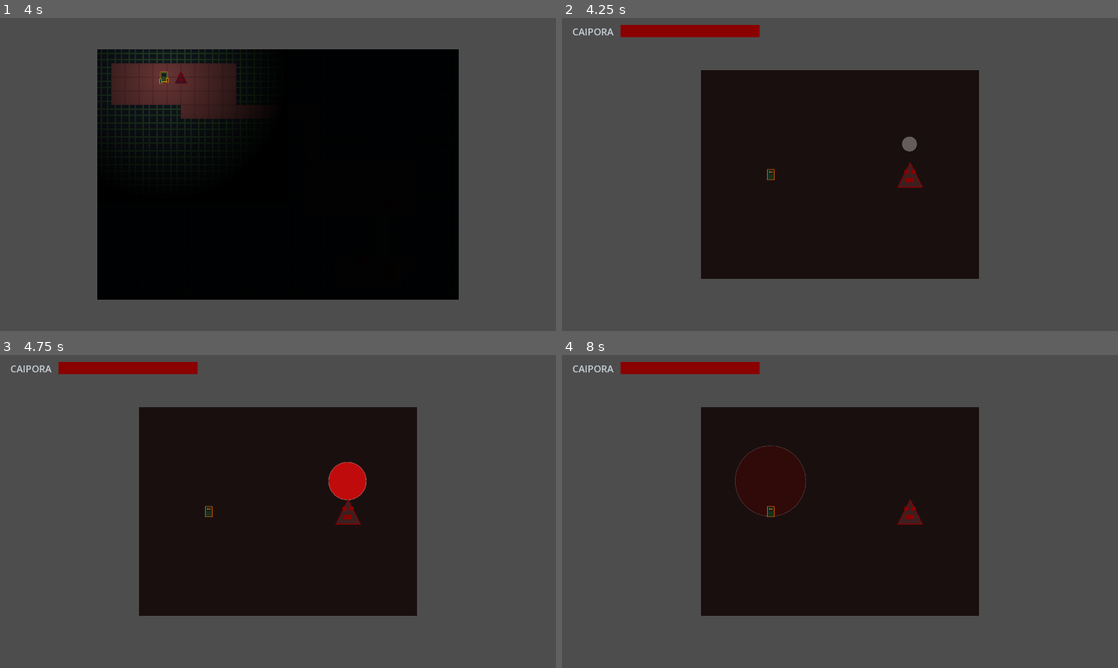
Above: before the commit, frames 1-4 (two rows, left to right).
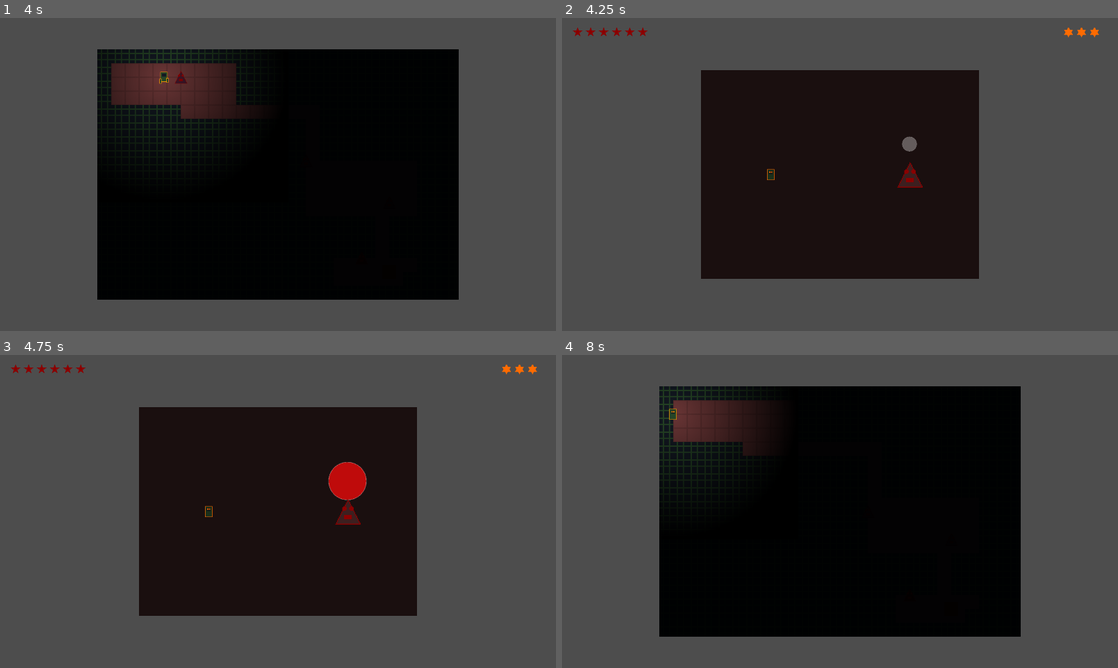
Above: after the commit, the same moments.

Repository: baltazarparra/darkgrid
Game: Godot game, scene res://scenes/ui/main_menu.tscn
The game is run twice, just before and just after one commit, with the same random seed, the same clock (stepped at 60 frames per second) and the same inputs.
Inputs (mouse positions are in pixels of both pictures, inside the frame that each line leads up to):
- Up to frame 1 (4 s): click "Iniciar" at 0.5 s; click "Aprimorar" at 1.25 s; click "Aprimorar" at 2 s; click "Entrar na Floresta" at 2.75 s; tap Enter (ui_accept) at 3.5, 3.77 s; move the mouse to (400, 158) at 3.52 s; hold Right (ui_right) from 3.53 s (still down); hold Shift from 3.53 s (still down); click (400, 158) at 3.67 s
- Up to frame 2 (4.25 s): keep holding Right (ui_right); keep holding Shift
- Up to frame 3 (4.75 s): release Right (ui_right) at 4.25 s; release Shift at 4.25 s; drag from (166, 527) to (250, 574) at 4.27 s
- Up to frame 4 (8 s): move the mouse to (895, 442) at 5.02 s; hold Right (ui_right) 5.03-5.75 s; tap Ctrl at 5.1 s; drag from (812, 574) to (673, 464) at 5.77 s; tap Enter (ui_accept) at 6.5, 6.77 s; move the mouse to (1006, 558) at 6.52 s; hold Left (ui_left) 6.53-7.25 s; tap Alt at 6.6 s; drag from (673, 464) to (756, 433) at 7.27 s

Frame 1 is identical in both runs. In frame 2, 1.2% of the frame differs, in the area x 1-97%, y 2-7%; in frame 3, 1.2%; in frame 4, 44%, in the area x 1-83%, y 2-90%.

Commit message:
feat(hud): vida em pentagramas e estrelas de davi com saúde discreta
- Saúde discreta: Caipora=5 pentagramas, inimigo=3 estrelas, boss=6 estrelas
- DAMAGE_BASE=1, crit=2, counter=2 — cada hit remove exatamente 1 ícone
- HealthIcons (Control + _draw): desenha pentagramas e estrelas de davi
  proceduralmente; ativo=cor sólida, vazio=translúcido
- HUD reconstruído: pentagramas no topo-esquerda, estrelas no topo-direita,
  conectados a SignalBus.caipora/enemy_health_changed
- ArenaManager emite enemy_health_changed no spawn e a cada dano
- MetaProgression: +1 pentagrama por upgrade (era +10 HP)
- Testes atualizados para novos valores

Co-Authored-By: Claude Sonnet 4.6 <noreply@anthropic.com>

Diff:
--- a/scenes/arena/boss.tscn
+++ b/scenes/arena/boss.tscn
@@ -11,7 +11,7 @@
 
 [node name="Boss" type="CharacterBody2D"]
 script = ExtResource("1_script")
-base_attack_damage = 18
+base_attack_damage = 1
 sprite_scale = 3.0
 attack_pattern = ExtResource("5_pattern")
 
@@ -26,7 +26,7 @@
 
 [node name="HealthComponent" type="Node" parent="."]
 script = ExtResource("3_health")
-max_health = 200
+max_health = 6
 
 [node name="EnemyStateMachine" type="Node" parent="."]
 script = ExtResource("4_sm")
--- a/scenes/arena/criatura.tscn
+++ b/scenes/arena/criatura.tscn
@@ -11,7 +11,7 @@
 
 [node name="Criatura" type="CharacterBody2D"]
 script = ExtResource("1_script")
-base_attack_damage = 12
+base_attack_damage = 1
 attack_pattern = ExtResource("5_pattern")
 
 [node name="AnimatedSprite2D" type="AnimatedSprite2D" parent="."]
@@ -24,7 +24,7 @@
 
 [node name="HealthComponent" type="Node" parent="."]
 script = ExtResource("3_health")
-max_health = 80
+max_health = 3
 
 [node name="EnemyStateMachine" type="Node" parent="."]
 script = ExtResource("4_sm")
--- a/scripts/arena/arena_manager.gd
+++ b/scripts/arena/arena_manager.gd
@@ -57,8 +57,10 @@
 	_enemy.position = Vector2(480, 240)
 	add_child(_enemy)
 	_enemy.health.died.connect(_on_actor_died.bind(_enemy))
+	_enemy.health.health_changed.connect(_on_enemy_health_changed)
 	_enemy.state_machine.attack_started.connect(_on_enemy_attack_started)
 	_enemy.state_machine.pattern_finished.connect(_on_enemy_pattern_finished)
+	SignalBus.enemy_health_changed.emit(_enemy.health.current_health, _enemy.health.max_health)
 
 func _both_alive() -> bool:
 	return _caipora.health.is_alive() and _enemy.health.is_alive()
@@ -194,6 +196,9 @@
 	if _both_alive():
 		_start_caipora_turn()
 
+func _on_enemy_health_changed(new_health: int, max_health: int) -> void:
+	SignalBus.enemy_health_changed.emit(new_health, max_health)
+
 # ─── Bolha ─────────────────────────────────────────
 func _on_bubble_vulnerable() -> void:
 	_sfx.play(_sfx.timing_alert_sound)
--- a/scripts/core/meta_progression.gd
+++ b/scripts/core/meta_progression.gd
@@ -8,7 +8,7 @@
 
 # Definição declarativa dos upgrades: chave → nome de exibição + cap de níveis.
 const UPGRADE_DEFS := {
-	"max_hp": { "name": "Vigor", "max_level": 3 },      # +10 HP por nível
+	"max_hp": { "name": "Vigor", "max_level": 3 },      # +1 pentagrama por nível
 	"cooldown": { "name": "Reflexos", "max_level": 2 },  # -0.1s cooldown por nível
 }
 
@@ -34,7 +34,7 @@
 	return true
 
 func get_bonus_max_hp() -> int:
-	return get_upgrade_level("max_hp") * 10
+	return get_upgrade_level("max_hp") * 1
 
 func get_cooldown_reduction() -> float:
 	return get_upgrade_level("cooldown") * 0.1
--- a/scripts/core/signal_bus.gd
+++ b/scripts/core/signal_bus.gd
@@ -14,3 +14,4 @@
 # Reservados p/ Fase 4 (HUD / GameOver) — ainda sem emissor no MVP atual.
 signal caipora_died
 signal caipora_health_changed(new_health: int, max_health: int)
+signal enemy_health_changed(new_health: int, max_health: int)
--- /dev/null
+++ b/scripts/ui/health_icons.gd
@@ -0,0 +1,59 @@
+class_name HealthIcons
+extends Control
+
+enum Shape { PENTAGRAM, STAR_OF_DAVID }
+
+# ─── Constants ─────────────────────────────────────
+const ICON_RADIUS: float = 12.0
+const ICON_SPACING: float = 30.0
+
+# ─── State ─────────────────────────────────────────
+var _shape: Shape = Shape.PENTAGRAM
+var _total: int = 5
+var _current: int = 5
+var _active_color: Color = Constants.COLOR_BLOOD
+var _empty_color: Color = Color(0.3, 0.05, 0.05, 0.35)
+
+# ─── Public API ────────────────────────────────────
+func setup(total: int, shape: Shape, active: Color, empty: Color) -> void:
+	_total = total
+	_current = total
+	_shape = shape
+	_active_color = active
+	_empty_color = empty
+	custom_minimum_size = Vector2(_total * ICON_SPACING + ICON_RADIUS, ICON_RADIUS * 2.8)
+	queue_redraw()
+
+func set_current(n: int) -> void:
+	_current = clampi(n, 0, _total)
+	queue_redraw()
+
+# ─── Drawing ───────────────────────────────────────
+func _draw() -> void:
+	var cy: float = custom_minimum_size.y * 0.5
+	for i: int in _total:
+		var center := Vector2(ICON_RADIUS + i * ICON_SPACING, cy)
+		var color: Color = _active_color if i < _current else _empty_color
+		if _shape == Shape.PENTAGRAM:
+			_draw_pentagram(center, ICON_RADIUS, color)
+		else:
+			_draw_star_of_david(center, ICON_RADIUS, color)
+
+func _draw_pentagram(center: Vector2, radius: float, color: Color) -> void:
+	var inner_r: float = radius * 0.382
+	var pts: PackedVector2Array = []
+	for i: int in 10:
+		var angle: float = -PI / 2.0 + i * PI / 5.0
+		var r: float = radius if i % 2 == 0 else inner_r
+		pts.append(center + Vector2(cos(angle), sin(angle)) * r)
+	draw_colored_polygon(pts, color)
+
+func _draw_star_of_david(center: Vector2, radius: float, color: Color) -> void:
+	var inner_r: float = radius * 0.577
+	var pts: PackedVector2Array = []
+	for i: int in 6:
+		var a_out: float = -PI / 2.0 + i * TAU / 6.0
+		var a_in: float = a_out + TAU / 12.0
+		pts.append(center + Vector2(cos(a_out), sin(a_out)) * radius)
+		pts.append(center + Vector2(cos(a_in), sin(a_in)) * inner_r)
+	draw_colored_polygon(pts, color)
--- a/scripts/ui/hud.gd
+++ b/scripts/ui/hud.gd
@@ -1,14 +1,55 @@
 class_name Hud
 extends CanvasLayer
 
-## HUD de combate: barra de vida da Caipora. Desacoplado — escuta apenas o
-## SignalBus, sem referenciar a Caipora diretamente.
-
-@onready var _bar: ProgressBar = $Margin/HBox/HealthBar
+var _player_icons: HealthIcons
+var _enemy_icons: HealthIcons
 
 func _ready() -> void:
-	SignalBus.caipora_health_changed.connect(_on_health_changed)
+	var hbox: HBoxContainer = $Margin/HBox
+	for child in hbox.get_children():
+		child.queue_free()
 
-func _on_health_changed(new_health: int, max_health: int) -> void:
-	_bar.max_value = max_health
-	_bar.value = new_health
+	_player_icons = HealthIcons.new()
+	_player_icons.setup(
+		Constants.CAIPORA_MAX_HEALTH,
+		HealthIcons.Shape.PENTAGRAM,
+		Constants.COLOR_BLOOD,
+		Color(0.25, 0.04, 0.04, 0.35)
+	)
+	hbox.add_child(_player_icons)
+
+	var spacer := Control.new()
+	spacer.size_flags_horizontal = Control.SIZE_EXPAND_FILL
+	hbox.add_child(spacer)
+
+	_enemy_icons = HealthIcons.new()
+	_enemy_icons.setup(
+		Constants.ENEMY_MAX_HEALTH,
+		HealthIcons.Shape.STAR_OF_DAVID,
+		Constants.COLOR_AMBER,
+		Color(0.3, 0.18, 0.02, 0.35)
+	)
+	hbox.add_child(_enemy_icons)
+
+	SignalBus.caipora_health_changed.connect(_on_caipora_health_changed)
+	SignalBus.enemy_health_changed.connect(_on_enemy_health_changed)
+
+func _on_caipora_health_changed(new_health: int, max_health: int) -> void:
+	if max_health != _player_icons._total:
+		_player_icons.setup(
+			max_health,
+			HealthIcons.Shape.PENTAGRAM,
+			Constants.COLOR_BLOOD,
+			Color(0.25, 0.04, 0.04, 0.35)
+		)
+	_player_icons.set_current(new_health)
+
+func _on_enemy_health_changed(new_health: int, max_health: int) -> void:
+	if max_health != _enemy_icons._total:
+		_enemy_icons.setup(
+			max_health,
+			HealthIcons.Shape.STAR_OF_DAVID,
+			Constants.COLOR_AMBER,
+			Color(0.3, 0.18, 0.02, 0.35)
+		)
+	_enemy_icons.set_current(new_health)
--- a/scripts/utils/constants.gd
+++ b/scripts/utils/constants.gd
@@ -22,14 +22,14 @@
 const TIMING_DOUBLE_SPAWN_DELAY := 0.35
 
 # ─── Damage ────────────────────────────────────────
-const DAMAGE_BASE := 10
-const DAMAGE_CRIT_MULTIPLIER := 2.5
-const DAMAGE_COUNTER_MULTIPLIER := 1.5
+const DAMAGE_BASE := 1
+const DAMAGE_CRIT_MULTIPLIER := 2.0
+const DAMAGE_COUNTER_MULTIPLIER := 2.0
 
 # ─── Health ────────────────────────────────────────
-const CAIPORA_MAX_HEALTH := 100
-const ENEMY_MAX_HEALTH := 80
-const BOSS_MAX_HEALTH := 200
+const CAIPORA_MAX_HEALTH := 5
+const ENEMY_MAX_HEALTH := 3
+const BOSS_MAX_HEALTH := 6
 
 # ─── Colors (Horror Folk Palette) ──────────────────
 const COLOR_NIGHT := Color("#0d1117")
--- a/tests/unit/test_boss_pattern.gd
+++ b/tests/unit/test_boss_pattern.gd
@@ -12,7 +12,7 @@
     add_child_autofree(boss)
     assert_true(boss is Criatura, "Boss herda de Criatura")
     assert_eq(boss.health.max_health, Constants.BOSS_MAX_HEALTH)
-    assert_eq(boss.base_attack_damage, 18)
+    assert_eq(boss.base_attack_damage, 1)
     assert_eq(boss.attack_pattern.strike_count, 3)
 
 func test_boss_pattern_runs_three_strikes():
--- a/tests/unit/test_run_state.gd
+++ b/tests/unit/test_run_state.gd
@@ -16,9 +16,9 @@
     MetaProgression.upgrades = {}
 
 func test_start_run_fills_hp_with_bonus():
-    MetaProgression.purchase_upgrade("max_hp")  # +10
+    MetaProgression.purchase_upgrade("max_hp")  # +1
     GameState.start_run()
-    assert_eq(GameState.caipora_max_hp, Constants.CAIPORA_MAX_HEALTH + 10)
+    assert_eq(GameState.caipora_max_hp, Constants.CAIPORA_MAX_HEALTH + 1)
     assert_eq(GameState.caipora_current_hp, GameState.caipora_max_hp)
     assert_true(GameState.run_active)
 
--- a/tests/unit/test_upgrades.gd
+++ b/tests/unit/test_upgrades.gd
@@ -16,7 +16,7 @@
 func test_purchase_increments_and_caps():
     assert_true(MetaProgression.purchase_upgrade("max_hp"))
     assert_eq(MetaProgression.get_upgrade_level("max_hp"), 1)
-    assert_eq(MetaProgression.get_bonus_max_hp(), 10)
+    assert_eq(MetaProgression.get_bonus_max_hp(), 1)
     MetaProgression.purchase_upgrade("max_hp")
     MetaProgression.purchase_upgrade("max_hp")
     assert_false(MetaProgression.purchase_upgrade("max_hp"), "recusa no cap")
Not shown, added: scripts/ui/health_icons.gd.uid
